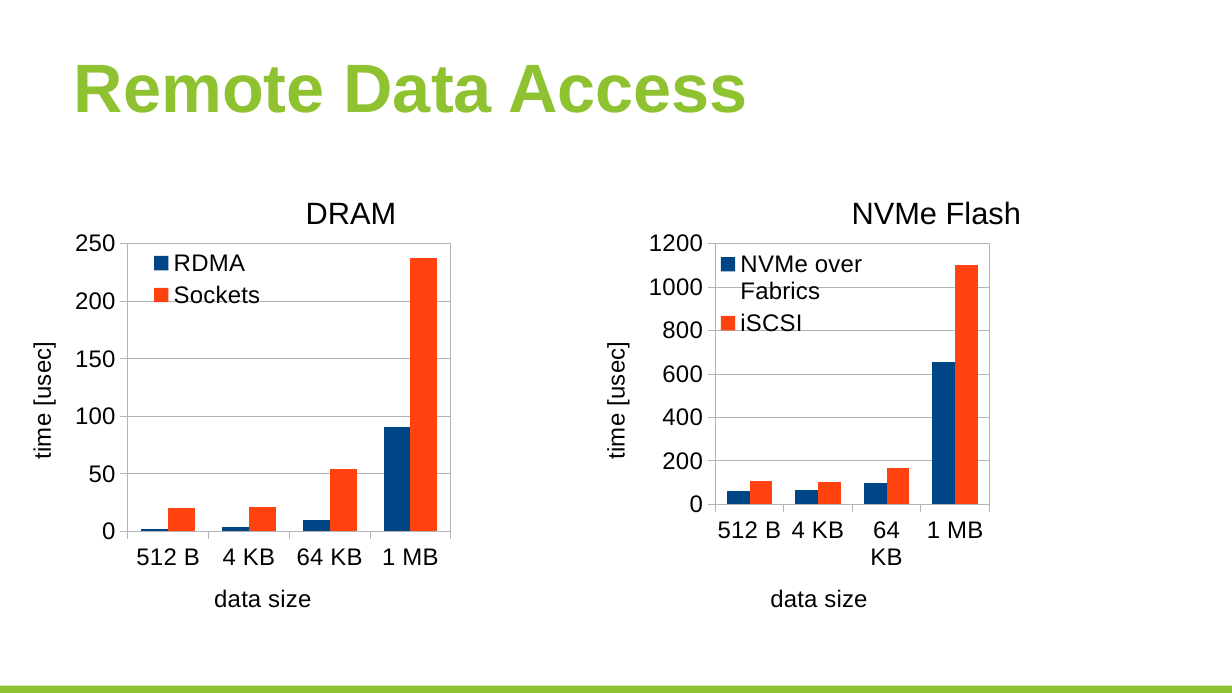
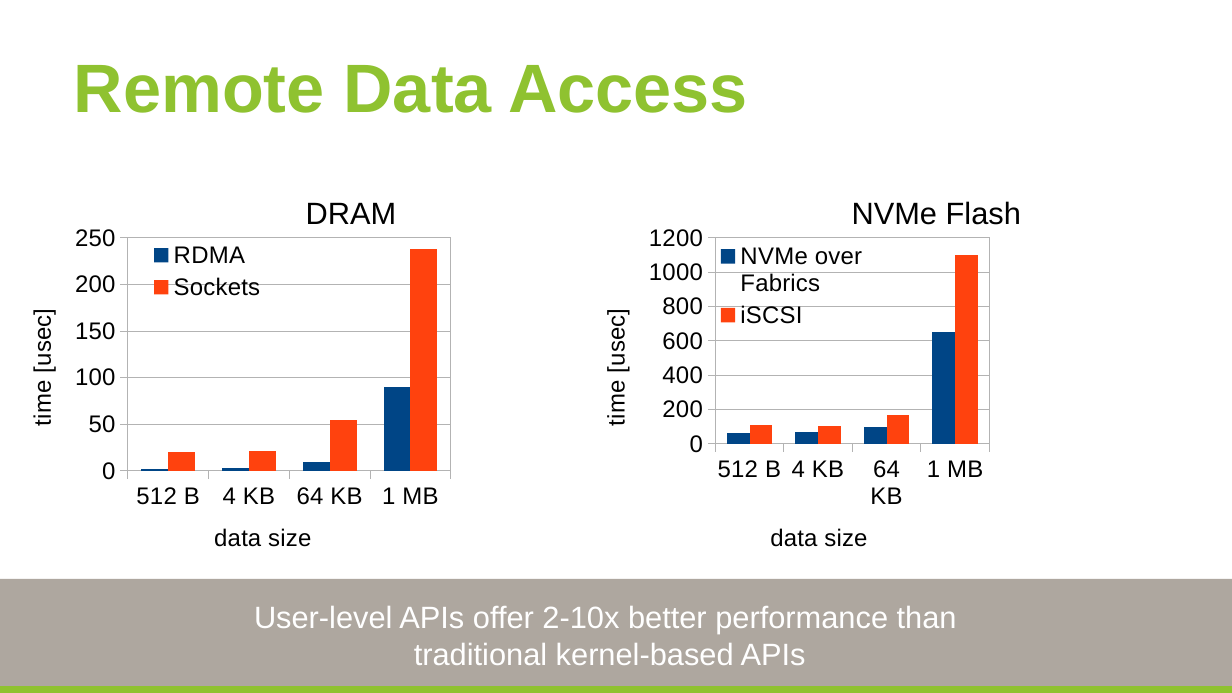
Before and after one commit to huangyibo/spark-summit-17, a slide deck: slide 5 of crail-spark-summit.odp. Drawn at 1232x693 pixels with LibreOffice and Linux fonts; fonts in the diff are those of the drawing; background and template pictures are left out. Boxes give left, top, right and bottom in pixels: in the first picture for what was removed or moved away, otherwise in the second. Text is boxed around its words. In the diff, an @@ line names an element or a change of style, - is before the commit and + after.

```diff
--- a/crail-spark-summit.odp
+++ b/crail-spark-summit.odp
@@ column chart: place and size @@
-column chart at [0,222,595,641]
+column chart at [0,217,595,579]
@@ column chart: place and size @@
-column chart at [574,222,1169,641]
+column chart at [574,217,1169,579]
@@ rectangle added at [0,579,1232,686], fill #AEA79F @@
@@ text added at [254,606,957,665], 18 pt, text #FFFFFF @@
+User-level APIs offer 2-10x better performance than
+traditional kernel-based APIs
```
Also in this commit, not shown: 10 other slides changed, 3 slides added, 3 slides removed, 1 other file.
